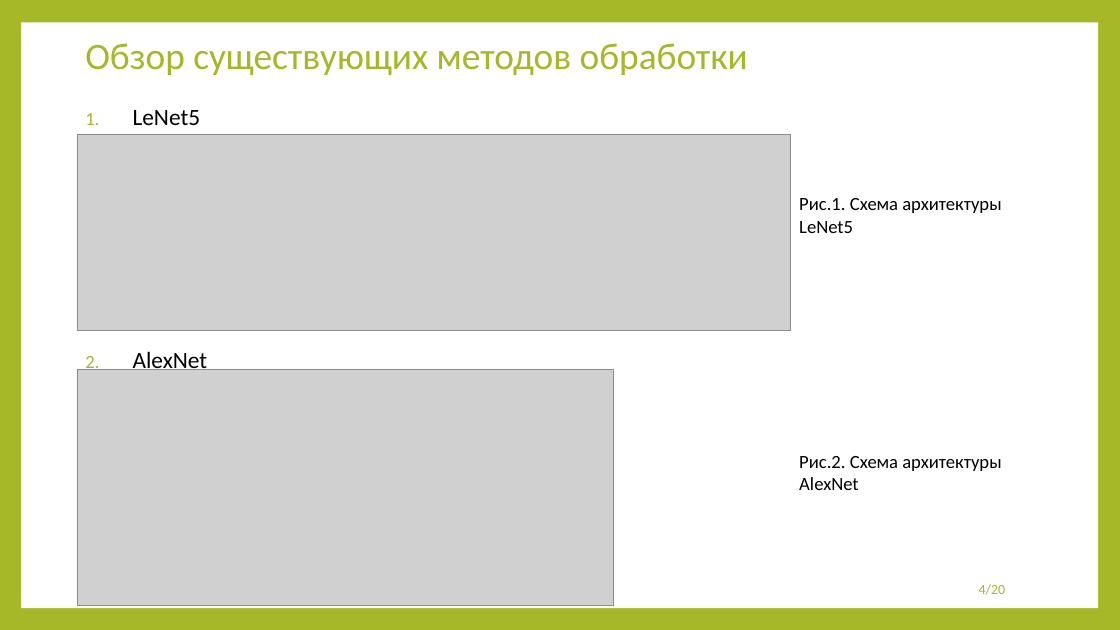
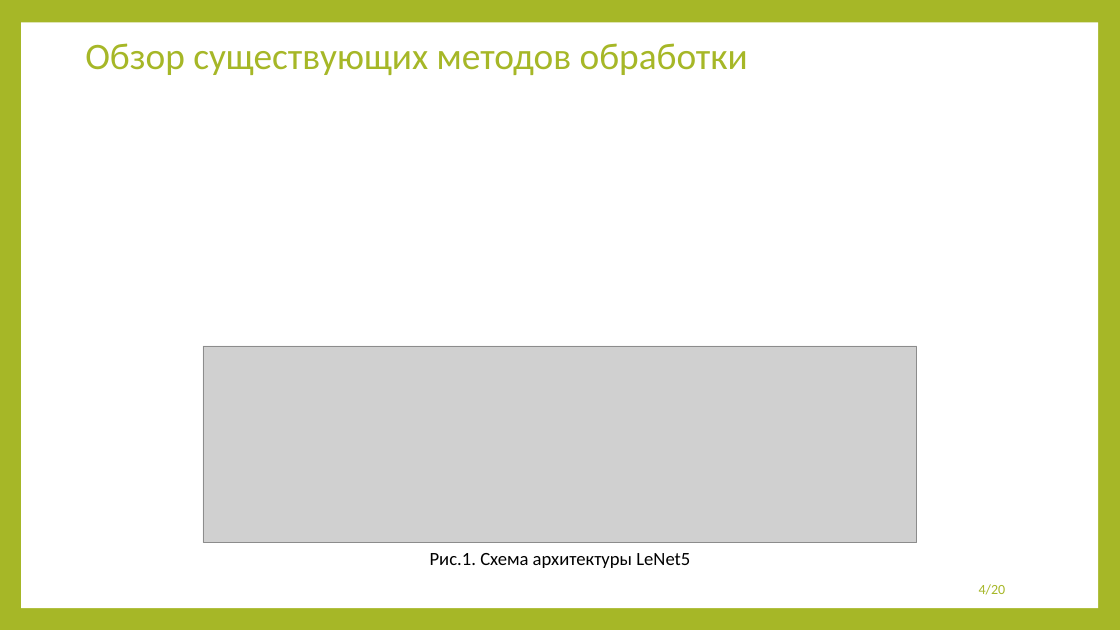
Before and after one commit to 13Fire13nyu/MasterDegree, a slide deck: slide 4 of presentation/presentation.pptx. Drawn at 1120x630 pixels with LibreOffice and Linux fonts; fonts in the diff are those of the drawing; grey boxes stand for pictures. Boxes give left, top, right and bottom in pixels: in the first picture for what was removed or moved away, otherwise in the second. Text is boxed around its words. In the diff, an @@ line names an element or a change of style, - is before the commit and + after.

```diff
--- a/presentation/presentation.pptx
+++ b/presentation/presentation.pptx
@@ text removed at [133, 110, 201, 125] @@
-1. LeNet5
@@ text removed at [133, 351, 208, 374] @@
-2. AlexNet
@@ picture: place and size @@
-picture at [77, 134, 791, 331]
+picture at [203, 346, 918, 543]
@@ picture removed at [77, 370, 614, 605] @@
@@ text removed at [799, 456, 1001, 490] @@
-Рис.2. Схема архитектуры AlexNet
@@ text "Рис.1. Схема архитектуры LeNet5": place and size @@
-text "Рис.1. Схема архитектуры LeNet5" at [799, 198, 1001, 233]
+text "Рис.1. Схема архитектуры LeNet5" at [430, 553, 690, 568]
@@ text "Рис.1. Схема архитектуры LeNet5" at [430, 553, 690, 568]: alignment left to centre @@
```
Also in this commit, not shown: 9 other slides changed, 1 other file.
